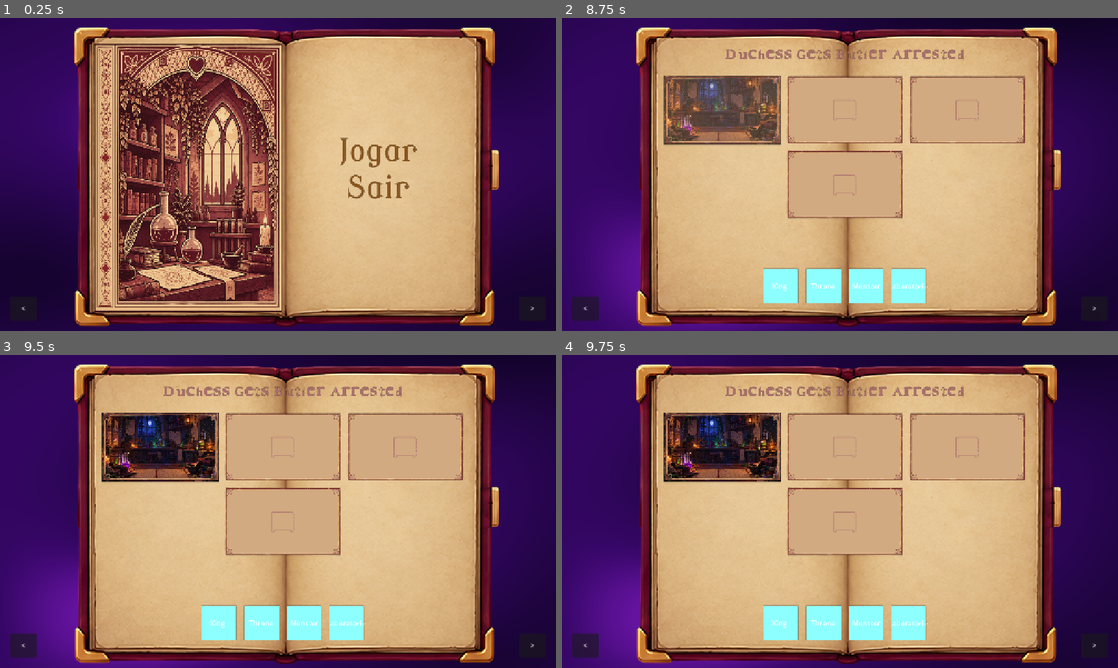
Above: before the commit, frames 1-4 (two rows, left to right).
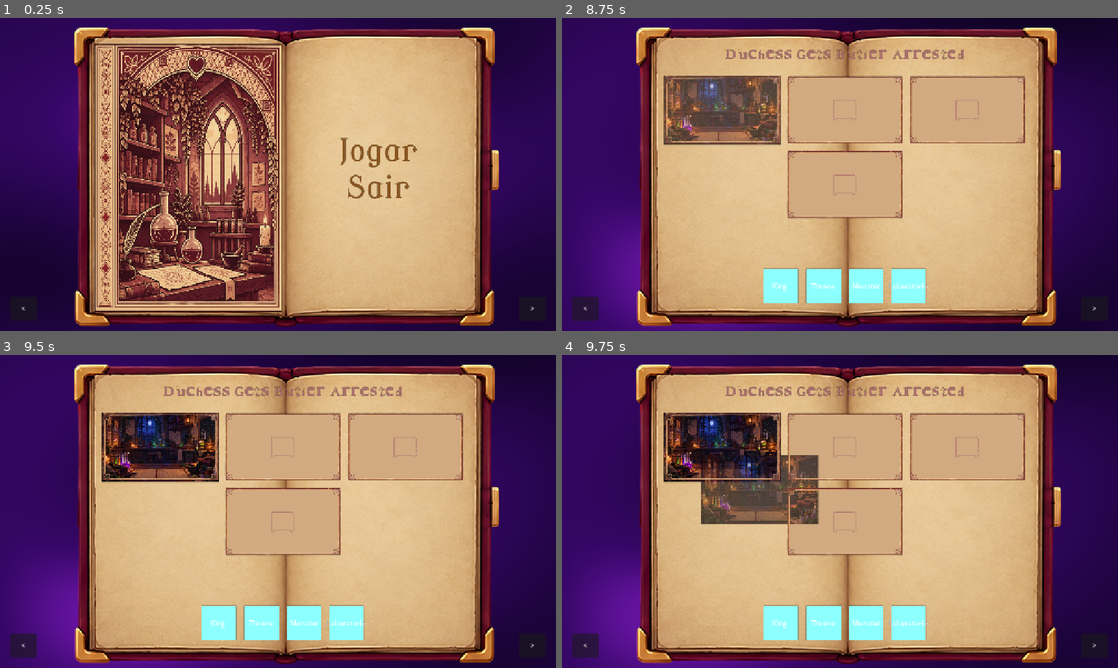
Above: after the commit, the same moments.

Repository: yudur/storyteller-godot-3info-game
Game: Godot game, scene res://src/screen_manager/screen_manager.tscn
Same seed, same stepped clock (60 frames per second), same inputs: the game is played once before the commit and once after it.
Inputs (mouse positions are in pixels of both pictures, inside the frame that each line leads up to):
- Up to frame 1 (0.25 s): no input
- Up to frame 2 (8.75 s): click "Jogar" at 0.5 s; click "<" at 1.25 s; click ">" at 2 s; click "<" at 2.75 s; click ">" at 3.5 s; click "<" at 4.25 s; click ">" at 5 s; drag from (778, 287) to (895, 105) at 5.77 s; drag from (823, 287) to (812, 237) at 6.52 s; move the mouse to (867, 287) at 7.27 s; click (867, 287) at 7.42 s; tap Enter at 8 s; drag from (906, 287) to (673, 127) at 8.02 s
- Up to frame 3 (9.5 s): move the mouse to (444, 558) at 8.77 s; click (444, 558) at 8.92 s
- Up to frame 4 (9.75 s): tap Space at 9.5 s; drag from (673, 464) to (756, 433) at 9.52 s

Frames 1-3 are identical in both runs. In frame 4, 3.9% of the frame differs, in the area x 25-47%, y 32-54%.

Commit message:
feat: drag from within the comic to remove a panel, characters...

Diff:
--- a/common/signal_bus.gd
+++ b/common/signal_bus.gd
@@ -1,5 +1,3 @@
 extends Node
 
-# Emitted when a character or scene is placed in a frame
-signal frame_changed
 signal drag_is_active(is_active: bool)
--- a/src/comic_frame/comic_frame.gd
+++ b/src/comic_frame/comic_frame.gd
@@ -7,8 +7,9 @@
 }
 
 @onready var background: TextureRect = $Background
-@onready var sprite_left: TextureRect = $slotLeft/CharacterTexture
-@onready var sprite_right: TextureRect = $slotRight/CharacterTexture
+@onready var background_drag: FrameDragSource = $Background
+@onready var sprite_left: FrameDragSource = $slotLeft/CharacterTexture
+@onready var sprite_right: FrameDragSource = $slotRight/CharacterTexture
 @onready var animator: FrameAnimator = $FrameAnimator
 @onready var story_logic: FrameStoryLogic = $FrameStoryLogic
 @onready var drop_area: FrameDropArea = $DropArea
@@ -19,6 +20,9 @@
 
 func _ready() -> void:
 	drop_area.data_dropped.connect(_on_data_dropped)
+	background_drag.drag_finished.connect(_on_background_drag_finished)
+	sprite_left.drag_finished.connect(_on_left_character_drag_finished)
+	sprite_right.drag_finished.connect(_on_right_character_drag_finished)
 	clear_frame()
 
 func clear_frame() -> void:
@@ -27,19 +31,21 @@
 	character_left = null
 	character_right = null
 	background.texture = null
+	background_drag.set_drag_data(null)
 	sprite_left.texture = null
+	sprite_left.set_drag_data(null)
 	sprite_right.texture = null
+	sprite_right.set_drag_data(null)
 
 func set_scene(scene: SceneData) -> void:
 	current_scene = scene
 	background.texture = scene.background if scene else null
+	_update_drag_sources()
 
 	if background.texture:
 		animator.fade_in_scene(background)
 	else:
 		background.modulate.a = 1.0
-
-	_emit_frame_changed()
 
 func add_character(character: CharacterData, side: CharacterSide) -> void:
 	if not character or not character.sprite_normal:
@@ -55,9 +61,10 @@
 		character_right = character
 
 	sprite.texture = character.sprite_normal
+	sprite.set_drag_data(character)
 	animator.fade_in_character(sprite, _side_name(side))
+	_update_drag_sources()
 	story_logic.update_scene_state(current_scene, character_left, character_right)
-	_emit_frame_changed()
 
 func _on_data_dropped(data: Variant, at_position: Vector2) -> void:
 	if data is SceneData:
@@ -80,5 +87,25 @@
 		return "left"
 	return "right"
 
-func _emit_frame_changed() -> void:
-	SignalBus.frame_changed.emit()
+func _update_drag_sources() -> void:
+	background_drag.set_drag_data(
+		current_scene if character_left == null and character_right == null else null
+	)
+	sprite_left.set_drag_data(character_left)
+	sprite_right.set_drag_data(character_right)
+
+func _on_background_drag_finished(_data: Variant, _successful: bool) -> void:
+	if character_left == null and character_right == null:
+		clear_frame()
+
+func _on_left_character_drag_finished(_data: Variant, _successful: bool) -> void:
+	character_left = null
+	sprite_left.texture = null
+	story_logic.update_scene_state(current_scene, character_left, character_right)
+	_update_drag_sources()
+
+func _on_right_character_drag_finished(_data: Variant, _successful: bool) -> void:
+	character_right = null
+	sprite_right.texture = null
+	story_logic.update_scene_state(current_scene, character_left, character_right)
+	_update_drag_sources()
--- a/src/comic_frame/comic_frame.tscn
+++ b/src/comic_frame/comic_frame.tscn
@@ -7,6 +7,7 @@
 [ext_resource type="Script" uid="uid://ctfpiu5obwvon" path="res://src/comic_frame/frame_animator.gd" id="5_animator"]
 [ext_resource type="Script" uid="uid://ge0dxs2e0mht" path="res://src/comic_frame/frame_story_logic.gd" id="6_story_logic"]
 [ext_resource type="Script" uid="uid://da1eopemylsl4" path="res://src/comic_frame/drop_area.gd" id="7_drop_area"]
+[ext_resource type="Script" path="res://src/comic_frame/frame_drag_source.gd" id="8_drag_source"]
 
 [node name="ComicFrame" type="Control"]
 custom_minimum_size = Vector2(270, 160)
@@ -57,8 +58,9 @@
 anchor_bottom = 1.0
 grow_horizontal = 2
 grow_vertical = 2
-mouse_filter = 2
+mouse_filter = 0
 expand_mode = 1
+script = ExtResource("8_drag_source")
 
 [node name="FrameBorder" type="NinePatchRect" parent="."]
 z_index = 10
@@ -98,11 +100,12 @@
 grow_horizontal = 2
 grow_vertical = 2
 scale = Vector2(0.7, 0.7)
-mouse_filter = 2
+mouse_filter = 0
 texture = ExtResource("4_mnwmv")
 expand_mode = 1
 stretch_mode = 5
 flip_h = true
+script = ExtResource("8_drag_source")
 
 [node name="slotRight" type="Control" parent="."]
 layout_mode = 1
@@ -132,10 +135,11 @@
 grow_horizontal = 2
 grow_vertical = 2
 scale = Vector2(0.7, 0.7)
-mouse_filter = 2
+mouse_filter = 0
 texture = ExtResource("4_mnwmv")
 expand_mode = 1
 stretch_mode = 5
+script = ExtResource("8_drag_source")
 
 [node name="DropArea" type="Control" parent="."]
 z_index = 20
--- /dev/null
+++ b/src/comic_frame/frame_drag_source.gd
@@ -0,0 +1,41 @@
+class_name FrameDragSource
+extends TextureRect
+
+signal drag_finished(data: Variant, successful: bool)
+
+var data: Variant
+var _drag_is_active := false
+
+func set_drag_data(value: Variant) -> void:
+	data = value
+
+func _get_drag_data(_at_position: Vector2) -> Variant:
+	if data == null or texture == null:
+		return null
+
+	_drag_is_active = true
+	SignalBus.drag_is_active.emit(true)
+	set_drag_preview(_create_drag_preview())
+	return data
+
+func _notification(what: int) -> void:
+	if what != NOTIFICATION_DRAG_END:
+		return
+
+	if not _drag_is_active:
+		return
+
+	var successful := get_viewport().gui_is_drag_successful()
+	_drag_is_active = false
+	drag_finished.emit(data, successful)
+	SignalBus.drag_is_active.emit(false)
+
+func _create_drag_preview() -> TextureRect:
+	var preview := TextureRect.new()
+	preview.texture = texture
+	preview.expand_mode = expand_mode
+	preview.stretch_mode = stretch_mode
+	preview.size = size
+	preview.modulate = Color(1.0, 1.0, 1.0, 0.7)
+	preview.mouse_filter = Control.MOUSE_FILTER_IGNORE
+	return preview
Not shown: 1 places in src/comic_frame/comic_frame.tscn that only renumber resources
Not shown, added: src/comic_frame/frame_drag_source.gd.uid
